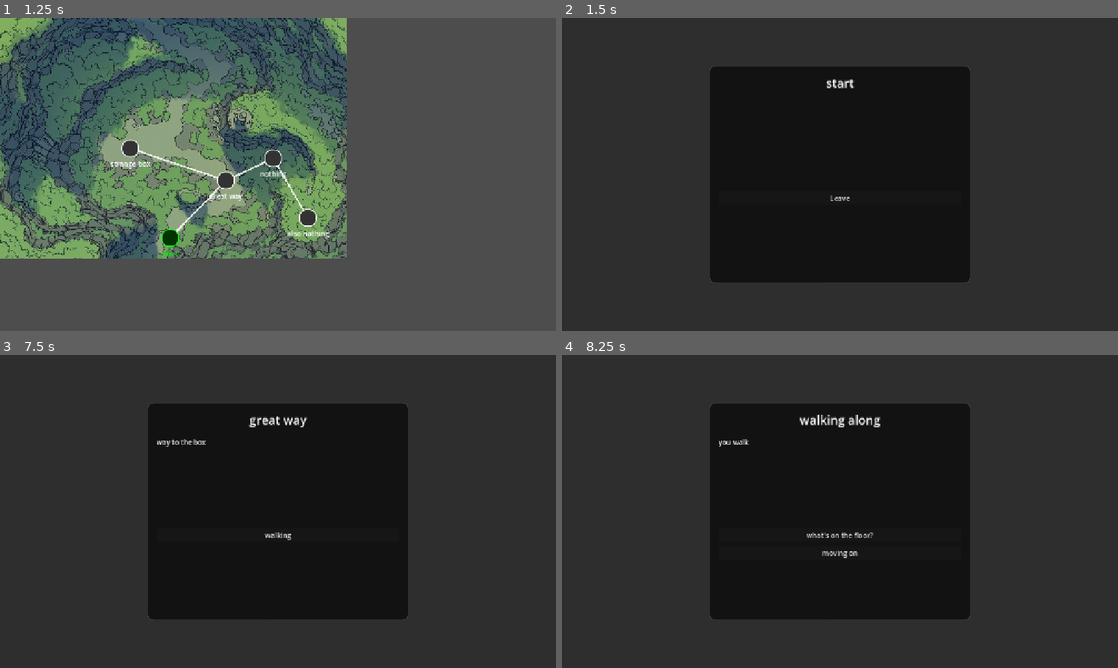
Above: before the commit, frames 1-4 (two rows, left to right).
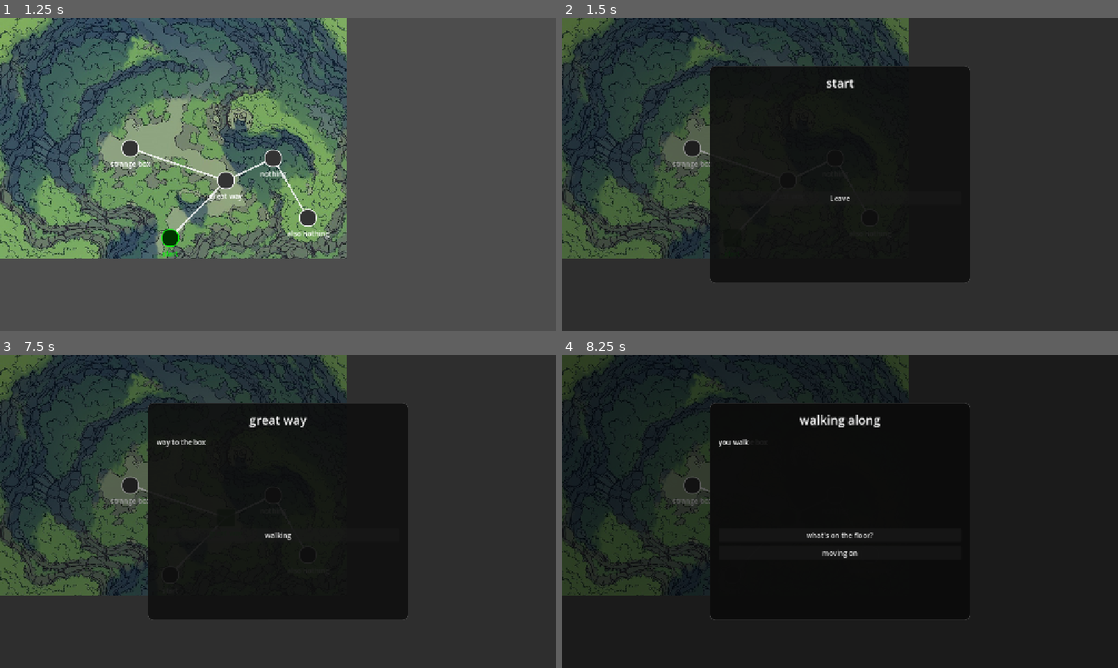
Above: after the commit, the same moments.

Repository: IzzetNecu/deckbuilderTool
Game: Godot game, scene res://scenes/main_menu/MainMenu.tscn
Two runs of this game, one before a commit and one after it. Both use one fixed random seed, a clock stepped at 60 frames per second and the inputs below.
Inputs (mouse positions are in pixels of both pictures, inside the frame that each line leads up to):
- Up to frame 1 (1.25 s): click "Start Game" at 0.5 s
- Up to frame 2 (1.5 s): click "start" at 1.25 s
- Up to frame 3 (7.5 s): click "Leave" at 2 s; click "start" at 2.75 s; click (227, 517) at 3.5 s, where only the run after the commit has a clickable "great way"; click (127, 486) at 4.25 s, where only the run after the commit has a clickable "strange box"; click (272, 495) at 5 s, where only the run after the commit has a clickable "nothing"; click (305, 555) at 5.75 s, where only the run after the commit has a clickable "also nothing"; click "Leave" at 6.5 s; click "great way" at 7.25 s
- Up to frame 4 (8.25 s): click "walking" at 8 s

Frame 1 is identical in both runs. In frame 2, 10% of the frame differs, in the area x 0-63%, y 0-77%; in frame 3, 10%; in frame 4, 8.8%.

Commit message:
Make connections bidirectional and fix event dialog overlay

Diff:
--- a/game/autoloads/SceneManager.gd
+++ b/game/autoloads/SceneManager.gd
@@ -18,9 +18,11 @@
 func start_event(event_id: String) -> void:
 	print("SceneManager: Starting Event ID: ", event_id)
 	current_event_id = event_id
-	var err = get_tree().change_scene_to_file("res://scenes/event/EventDialog.tscn")
-	if err != OK:
-		push_error("Failed to load EventDialog scene.")
+	var event_scene = preload("res://scenes/event/EventDialog.tscn").instantiate()
+	var canvas_layer = CanvasLayer.new()
+	canvas_layer.layer = 100
+	canvas_layer.add_child(event_scene)
+	get_tree().current_scene.add_child(canvas_layer)
 func show_text(text: String) -> void:
 	print("SceneManager: Showing Text: ", text)
 	# TODO: overlay a message box
--- a/game/scenes/event/EventDialog.gd
+++ b/game/scenes/event/EventDialog.gd
@@ -92,7 +92,13 @@
 			break
 
 	if not changed_scene:
-		SceneManager.load_map(GameState.current_map_id)
+		_close_dialog()
 
 func _on_leave_pressed() -> void:
-	SceneManager.load_map(GameState.current_map_id)
+	_close_dialog()
+
+func _close_dialog() -> void:
+	if get_parent() is CanvasLayer:
+		get_parent().queue_free()
+	else:
+		queue_free()
--- a/game/scenes/world_map/MapNode.gd
+++ b/game/scenes/world_map/MapNode.gd
@@ -26,7 +26,12 @@
 	var can_travel = false
 
 	for conn in connections:
-		if conn.get("fromNodeId") == GameState.current_node_id and conn.get("toNodeId") == node_data.get("id"):
+		var from_id = conn.get("fromNodeId")
+		var to_id = conn.get("toNodeId")
+		var target_id = node_data.get("id")
+
+		if (from_id == GameState.current_node_id and to_id == target_id) or \
+		   (to_id == GameState.current_node_id and from_id == target_id):
 			if ConditionEvaluator.evaluate_all(conn.get("conditions", [])):
 				can_travel = true
 				break
Not shown, changed: index.html
Not shown, changed: src/builder/builder.js
Not shown, changed: src/builder/editors/card-editor.js
Not shown, changed: src/builder/editors/consumable-editor.js
Not shown, changed: src/builder/editors/deck-editor.js
Not shown, changed: src/builder/editors/enemy-editor.js
Not shown, changed: src/builder/editors/equipment-editor.js
Not shown, changed: src/builder/editors/event-editor.js
Not shown, changed: src/builder/editors/faction-editor.js
Not shown, changed: src/builder/editors/flag-editor.js
Not shown, changed: src/builder/editors/keyitem-editor.js
Not shown, changed: src/builder/editors/map-editor.js
(and 1 more such lines)
